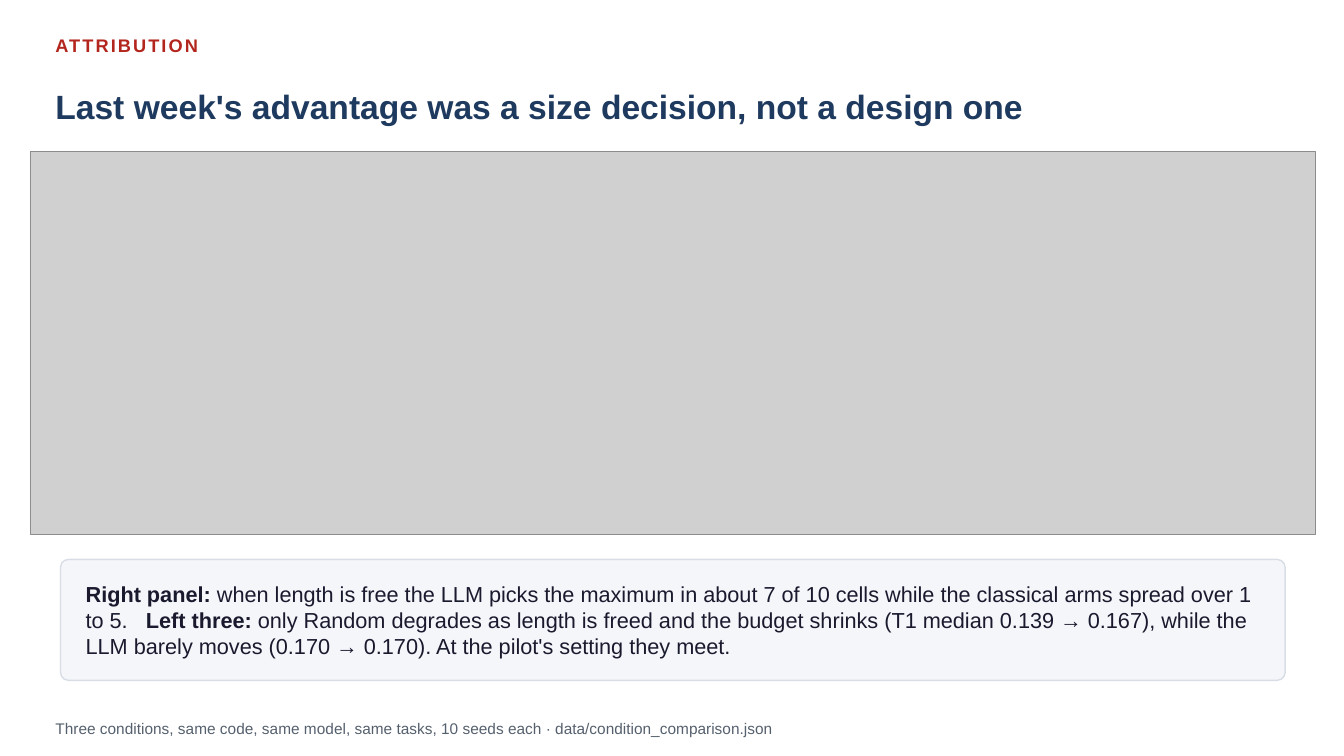
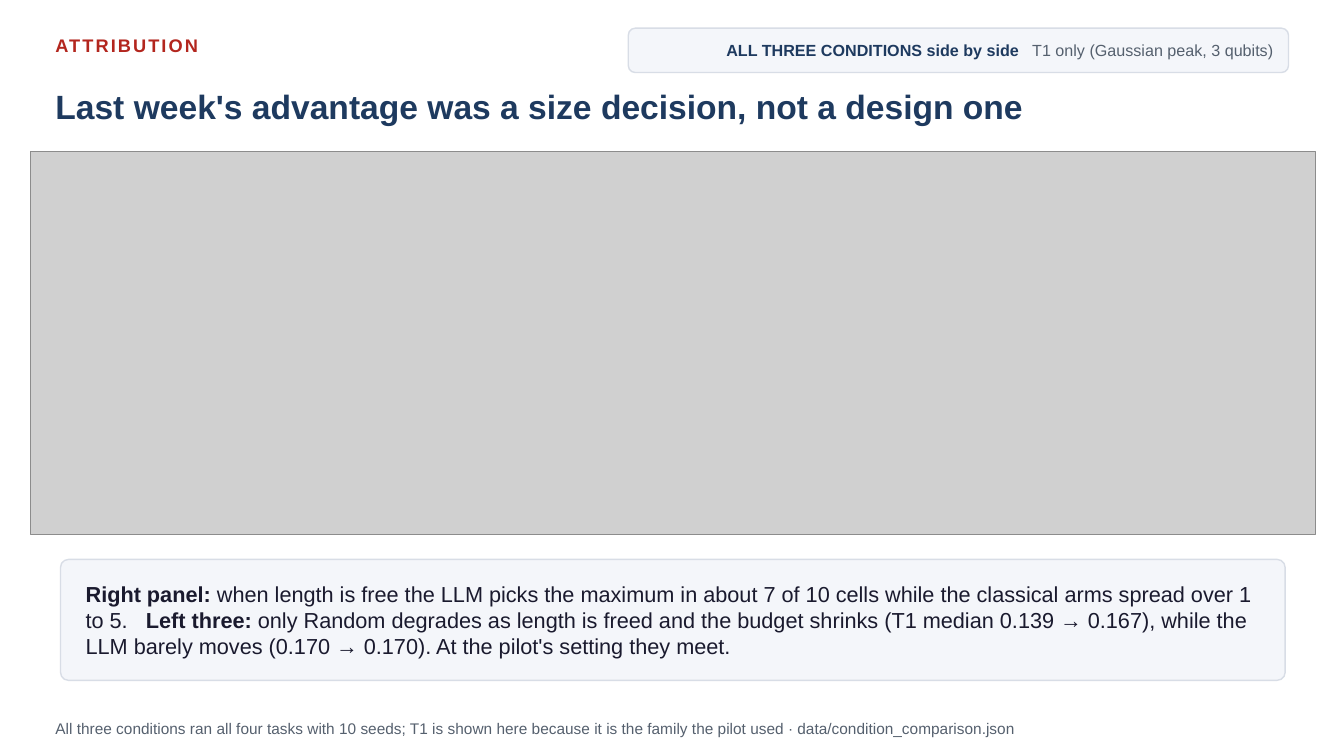
Before and after one commit to dorakingx/llm-vqc, a slide deck: slide 8 of docs/presentation/mini5/20260731_GSoC_mini5.pptx. Drawn at 1344x756 pixels with LibreOffice and Linux fonts; fonts in the diff are those of the drawing; grey boxes stand for pictures. Boxes give left, top, right and bottom in pixels: in the first picture for what was removed or moved away, otherwise in the second. Text is boxed around its words. In the diff, an @@ line names an element or a change of style, - is before the commit and + after.

```diff
--- a/docs/presentation/mini5/20260731_GSoC_mini5.pptx
+++ b/docs/presentation/mini5/20260731_GSoC_mini5.pptx
@@ rounded rectangle added at [628,28,1289,73], fill #F4F6FA, outline #D8DDE6 1 pt @@
@@ text added at [726,44,1273,60], 11.5 pt, text #1E3A5F, bold @@
+ALL THREE CONDITIONS side by side T1 only (Gaussian peak, 3 qubits)
@@ text at [55,723,1014,737]: text changed @@
-Three conditions, same code, same model, same tasks, 10 seeds each · data/condition_comparison.json
+All three conditions ran all four tasks with 10 seeds; T1 is shown here because it is the family the pilot used · data/condition_comparison.json
```
Also in this commit, not shown: 6 other slides changed, 9 other files.
